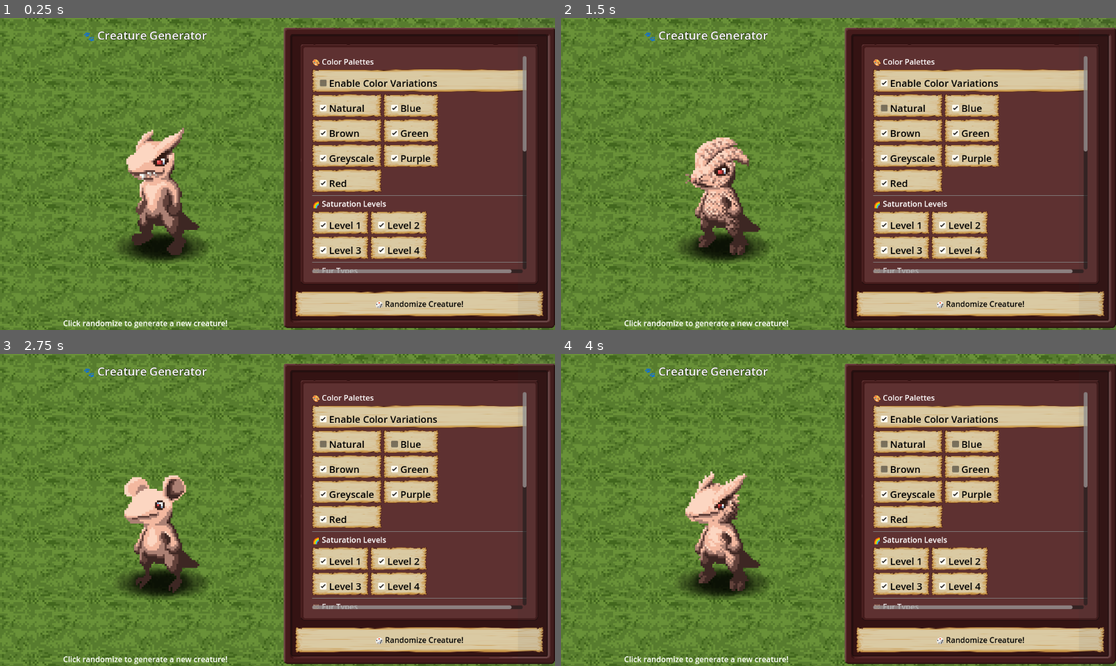
Above: before the commit, frames 1-4 (two rows, left to right).
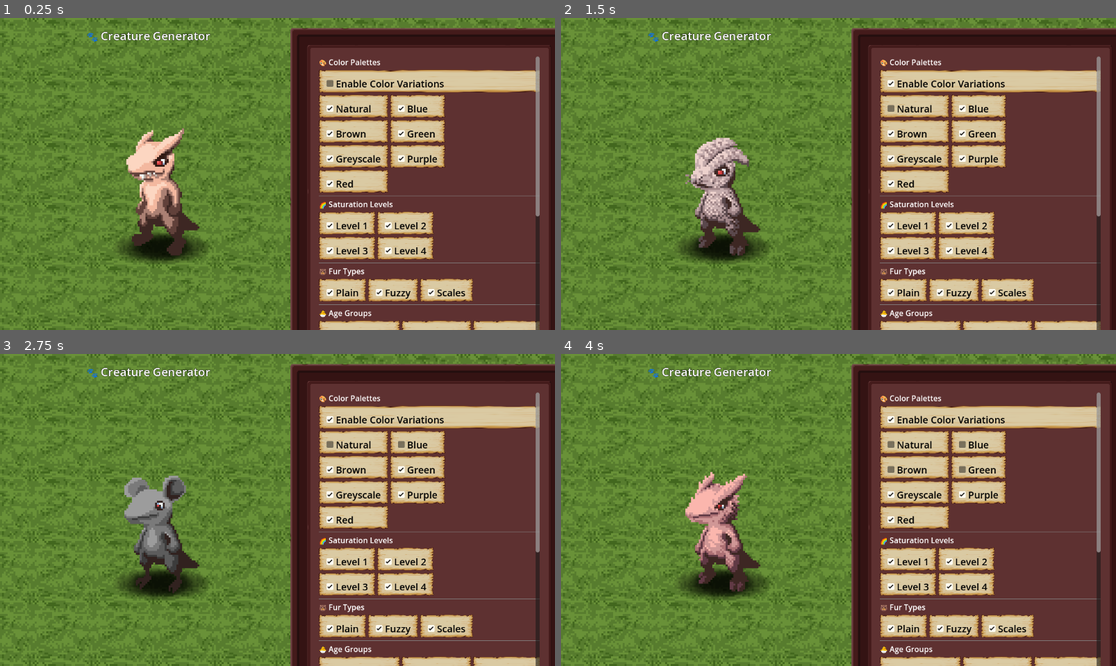
Above: after the commit, the same moments.

Repository: TedDahlqvist/webproject
Game: Godot game, scene res://scenes/WebDemo.tscn
The game is run twice, just before and just after one commit, with the same random seed, the same clock (stepped at 60 frames per second) and the same inputs.
Inputs:
- Up to frame 1 (0.25 s): no input
- Up to frame 2 (1.5 s): click "Enable Color Variations" at 0.5 s; click "Natural" at 1.25 s
- Up to frame 3 (2.75 s): click "Blue" at 2 s
- Up to frame 4 (4 s): click "Brown" at 2.75 s; click "Green" at 3.5 s

The runs differ from the first frame. In frame 1, 20% of the frame differs, in the area x 0-100%, y 0-100%; in frame 2, 20%; in frame 3, 21%; in frame 4, 21%.

Commit message:
Fix color variations system - correct paths and enable individual color toggles

Diff:
--- a/scenes/WebDemo.tscn
+++ b/scenes/WebDemo.tscn
@@ -22,31 +22,16 @@
 outline_color = Color(0, 0, 0, 1)
 
 [node name="WebDemo" type="Control"]
-layout_mode = 3
-anchors_preset = 15
-anchor_right = 1.0
-anchor_bottom = 1.0
-offset_top = -1.0
-offset_bottom = -1.0
-grow_horizontal = 2
-grow_vertical = 2
+layout_mode = 0
+size = Vector2(1200, 800)
 script = ExtResource("1_02ji8")
 
 [node name="ColorRect" type="ColorRect" parent="."]
 z_index = 100
 material = SubResource("ShaderMaterial_mbeka")
 custom_minimum_size = Vector2(400, 400)
-layout_mode = 1
-anchors_preset = 15
-anchor_right = 1.0
-anchor_bottom = 1.0
-offset_left = -144.0
-offset_top = -151.0
-offset_right = -851.0
-offset_bottom = -244.0
-grow_horizontal = 2
-grow_vertical = 2
-scale = Vector2(2.73951, 1.69733)
+layout_mode = 0
+size = Vector2(1200, 800)
 mouse_filter = 2
 
 [node name="Background" type="TileMapLayer" parent="."]
@@ -57,16 +42,9 @@
 tile_set = ExtResource("4_atgh0")
 
 [node name="MainContainer" type="HBoxContainer" parent="."]
-layout_mode = 1
-anchors_preset = 15
-anchor_right = 1.0
-anchor_bottom = 1.0
-offset_left = 20.0
-offset_top = 20.0
-offset_right = 1.0
-offset_bottom = -2.0
-grow_horizontal = 2
-grow_vertical = 2
+layout_mode = 0
+position = Vector2(20, 20)
+size = Vector2(1160, 760)
 
 [node name="CreatureDisplay" type="VBoxContainer" parent="MainContainer"]
 layout_mode = 2
--- a/script/web/CreatureGeneratorGD.gd
+++ b/script/web/CreatureGeneratorGD.gd
@@ -47,6 +47,15 @@
 var enable_mid_adult: bool = true
 var enable_full_adult: bool = true
 
+# Individual color palette toggles
+var enable_natural: bool = true
+var enable_blue: bool = true
+var enable_brown: bool = true
+var enable_green: bool = true
+var enable_greyscale: bool = true
+var enable_purple: bool = true
+var enable_red: bool = true
+
 func _init(seed_value: int = -1):
 	rng = RandomNumberGenerator.new()
 	if seed_value != -1:
@@ -61,7 +70,7 @@
 	config.fur_type = get_seasonal_fur_type_from_debug_settings()
 
 	# Color and saturation based on debug toggles
-	config.color_name = "natural" if not enable_color_variations else color_names[rng.randi() % color_names.size()]
+	config.color_name = "natural" if not enable_color_variations else get_random_enabled_color()
 	config.saturation_level = 2 if not enable_color_variations else get_random_enabled_saturation()
 
 	# Single variant for body, multiple variants for other parts with debug controls
@@ -132,6 +141,29 @@
 		return 2  # Default fallback
 
 	return enabled_saturations[rng.randi() % enabled_saturations.size()]
+
+func get_random_enabled_color() -> String:
+	var enabled_colors = []
+
+	if enable_natural:
+		enabled_colors.append("natural")
+	if enable_blue:
+		enabled_colors.append("blue")
+	if enable_brown:
+		enabled_colors.append("brown")
+	if enable_green:
+		enabled_colors.append("green")
+	if enable_greyscale:
+		enabled_colors.append("greyscale")
+	if enable_purple:
+		enabled_colors.append("purple")
+	if enable_red:
+		enabled_colors.append("red")
+
+	if enabled_colors.is_empty():
+		return "natural"  # Default fallback
+
+	return enabled_colors[rng.randi() % enabled_colors.size()]
 
 func get_random_face_variant() -> int:
 	var enabled_variants = []
@@ -201,7 +233,7 @@
 
 		var age_folder = age_prefix + "_color_variations"
 		var filename = age_prefix + "_" + config.color_name + "_saturation_" + str(config.saturation_level) + ".png"
-		var color_variation_path = "res://assets/textures/actors/creatures/adult/" + age_folder + "/" + filename
+		var color_variation_path = "res://textures/actors/creatures/adult/" + age_folder + "/" + filename
 
 		# Check if the color variation file exists, if not fall back to base spritesheet
 		if FileAccess.file_exists(color_variation_path):
--- a/script/web/CreatureSheetGD.gd
+++ b/script/web/CreatureSheetGD.gd
@@ -39,6 +39,15 @@
 var enable_young_adult: bool = true
 var enable_mid_adult: bool = true
 var enable_full_adult: bool = true
+
+# Individual color palette properties
+var enable_natural: bool = true
+var enable_blue: bool = true
+var enable_brown: bool = true
+var enable_green: bool = true
+var enable_greyscale: bool = true
+var enable_purple: bool = true
+var enable_red: bool = true
 
 # Sprite references
 @onready var body_sprite: Sprite2D = $BodySprite
@@ -104,6 +113,15 @@
 	generator.enable_mid_adult = enable_mid_adult
 	generator.enable_full_adult = enable_full_adult
 	print("🎯 Age sync - Young: ", enable_young_adult, ", Mid: ", enable_mid_adult, ", Full: ", enable_full_adult)
+
+	# Sync individual color palette settings
+	generator.enable_natural = enable_natural
+	generator.enable_blue = enable_blue
+	generator.enable_brown = enable_brown
+	generator.enable_green = enable_green
+	generator.enable_greyscale = enable_greyscale
+	generator.enable_purple = enable_purple
+	generator.enable_red = enable_red
 
 func randomize_creature():
 	sync_debug_settings()
--- a/script/web/WebDemoControllerGD.gd
+++ b/script/web/WebDemoControllerGD.gd
@@ -235,6 +235,22 @@
 		creature_sheet.enable_color_variations = color_variations_checkbox.button_pressed
 		print("Color Variations: ", creature_sheet.enable_color_variations)
 
+	# Individual color palette settings
+	if natural_checkbox:
+		creature_sheet.enable_natural = natural_checkbox.button_pressed
+	if blue_checkbox:
+		creature_sheet.enable_blue = blue_checkbox.button_pressed
+	if brown_checkbox:
+		creature_sheet.enable_brown = brown_checkbox.button_pressed
+	if green_checkbox:
+		creature_sheet.enable_green = green_checkbox.button_pressed
+	if greyscale_checkbox:
+		creature_sheet.enable_greyscale = greyscale_checkbox.button_pressed
+	if purple_checkbox:
+		creature_sheet.enable_purple = purple_checkbox.button_pressed
+	if red_checkbox:
+		creature_sheet.enable_red = red_checkbox.button_pressed
+
 	# Saturation levels
 	if saturation_1_checkbox:
 		creature_sheet.enable_saturation_1 = saturation_1_checkbox.button_pressed
